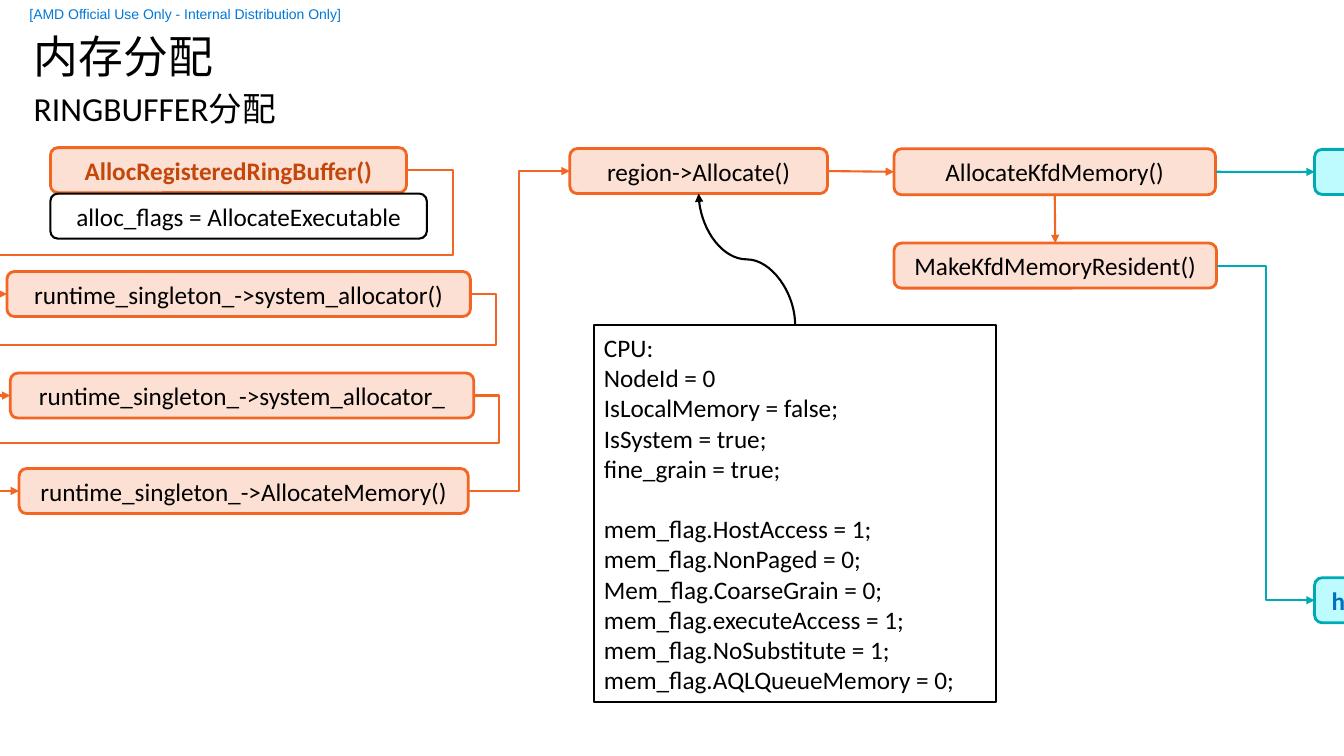
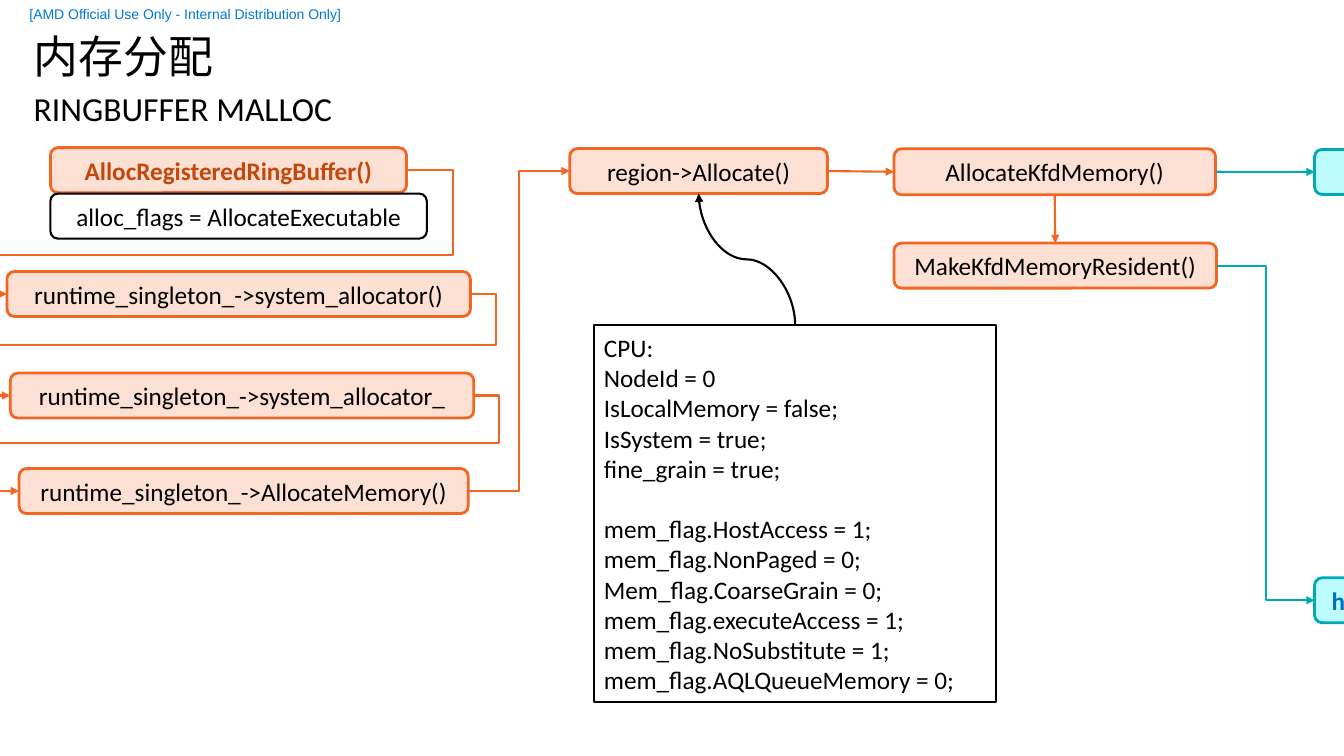
Before and after one commit to feifei14119/KmtHsaStudy, a slide deck: slide 14 of doc/HSA-KMT.pptx (slide 4 before the commit). Drawn at 1344x756 pixels with LibreOffice and Linux fonts; fonts in the diff are those of the drawing; background and template pictures are left out. Boxes give left, top, right and bottom in pixels: in the first picture for what was removed or moved away, otherwise in the second. Text is boxed around its words. In the diff, an @@ line names an element or a change of style, - is before the commit and + after.

```diff
--- a/doc/HSA-KMT.pptx
+++ b/doc/HSA-KMT.pptx
@@ text at box(34, 99, 332, 122): text changed @@
-RINGBUFFER分配
+RINGBUFFER MALLOC
```
Also in this commit, not shown: 16 other slides changed, 10 slides added, 2 slides removed, 38 other files.
